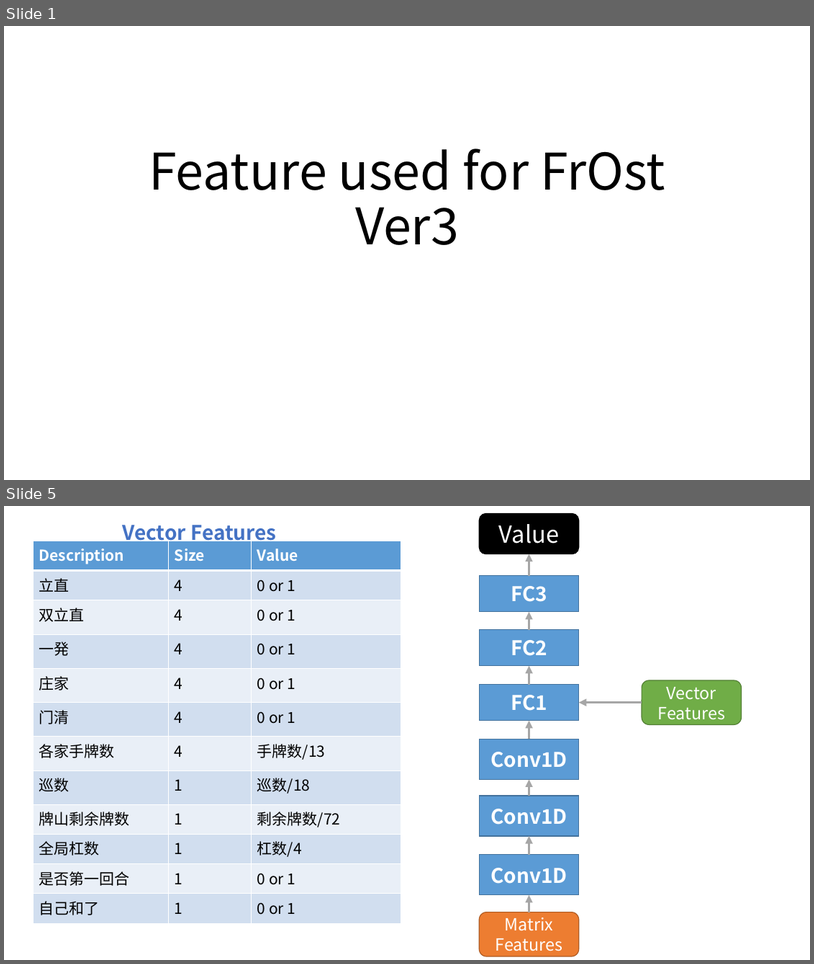
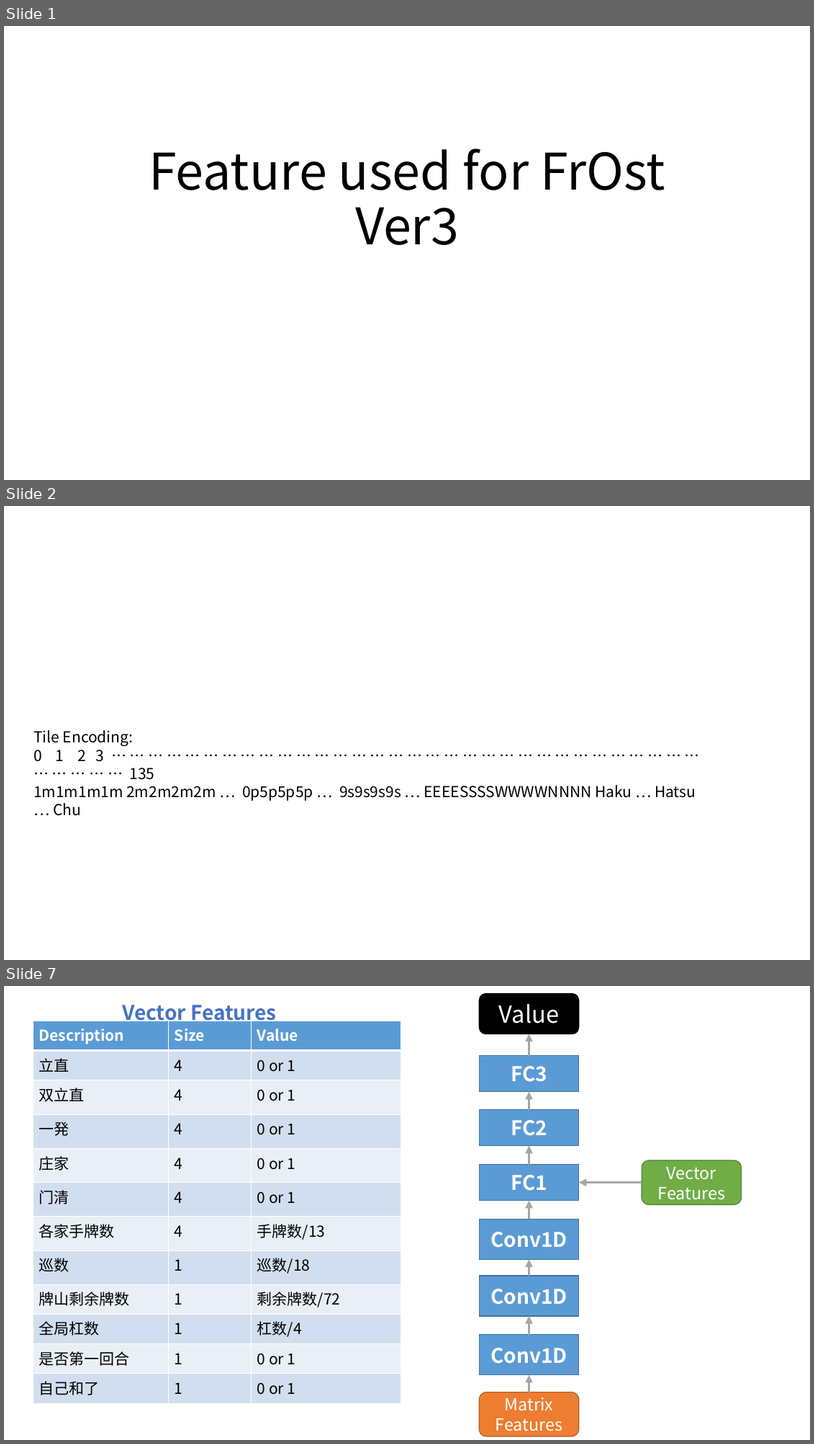
Before and after one commit to zyr17/mahjong, a slide deck: AI/FrostVer3.pptx. Shown one above the other, each under a label of ours: slides 1 and 5 before the commit, slides 1, 2 and 7 after it; the slides between them are not shown. The pictures are 814x964 and 814x1444 pixels, drawn with LibreOffice and Linux fonts; fonts in the diff are those of the drawing. Boxes give left, top, right and bottom in pixels: in the first picture for what was removed or moved away, otherwise in the second. Text is boxed around its words. In the diff, an @@ line names an element or a change of style, - is before the commit and + after.

```diff
--- a/AI/FrostVer3.pptx
+++ b/AI/FrostVer3.pptx
@@ slide 2 added at <box>4,506,810,960</box>, background #FFFFFF @@
@@ text added at <box>34,730,696,816</box>, 18 pt, text #000000 @@
+Tile Encoding:
+0 1 2 3 … … … … … … … … … … … … … … … … … … … … … … … … … … … … … … … … … … … … … 135
+1m1m1m1m 2m2m2m2m … 0p5p5p5p … 9s9s9s9s … EEEESSSSWWWWNNNN Haku … Hatsu … Chu
@@ what was slide 5 is now slide 7 @@
```
Also in this commit, not shown: 2 slides changed, 2 other slides added, 1 slide removed, 1 other file.
